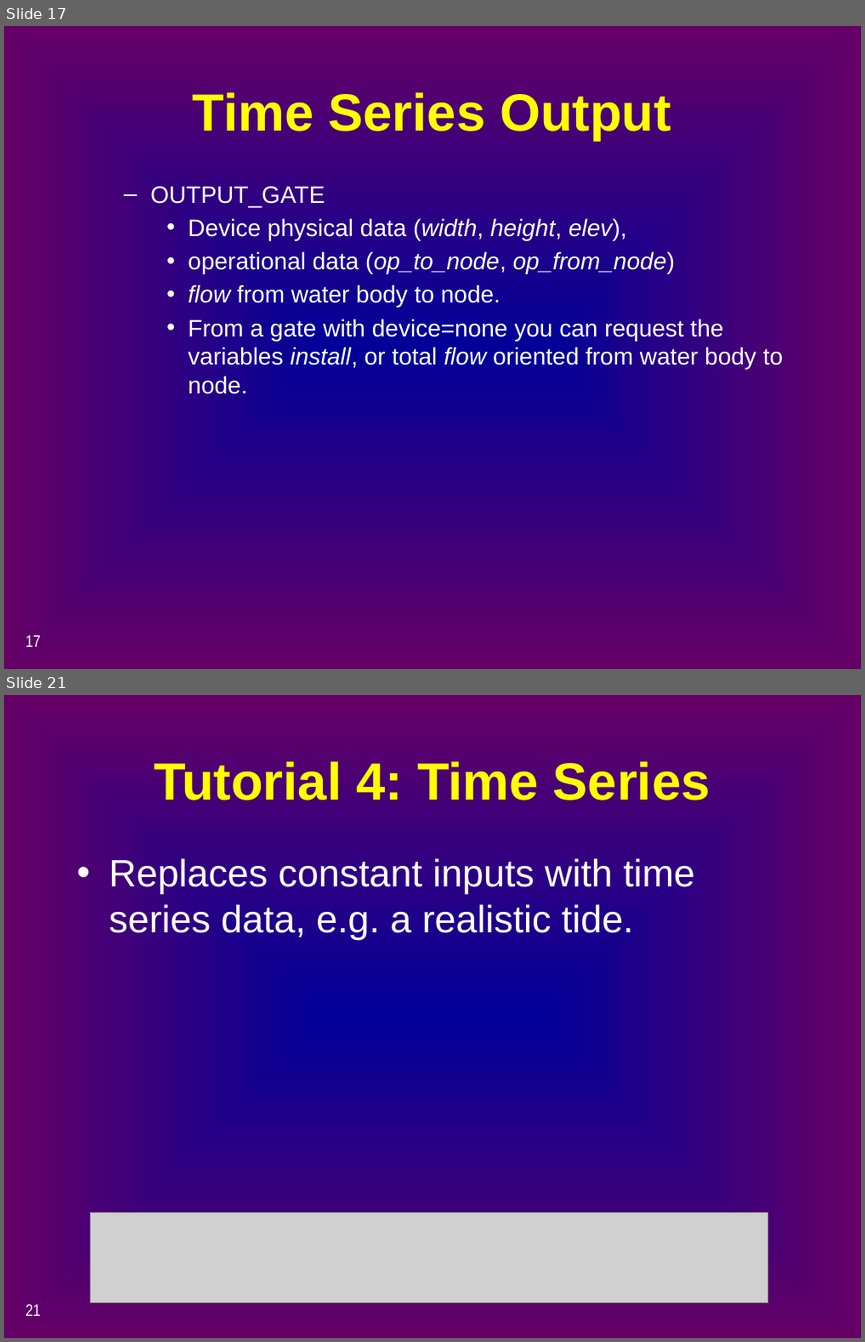
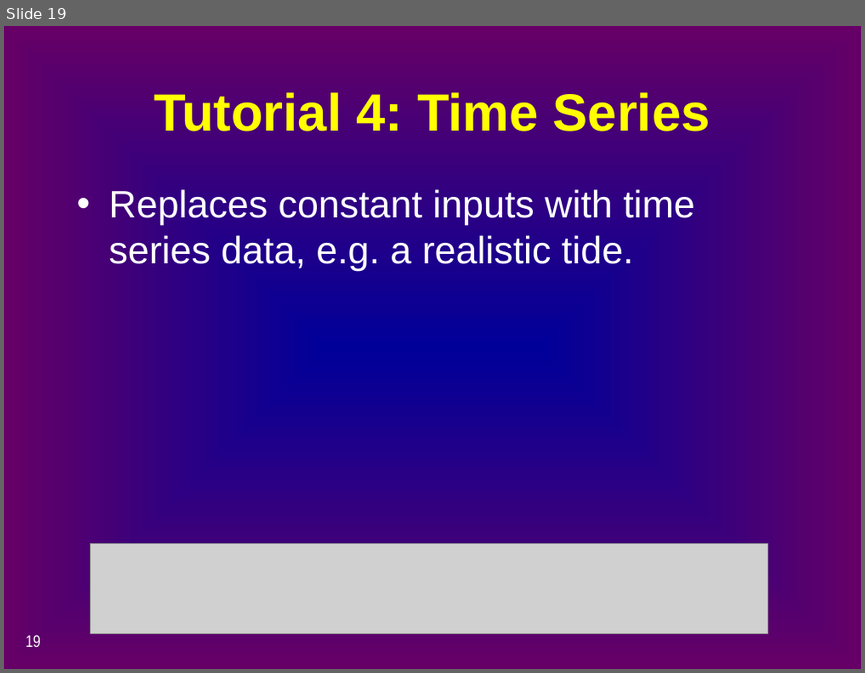
Before and after one commit to CADWRDeltaModeling/dsm2, a slide deck: dsm2/presentations/p4_simulation_data.pptx. Shown one above the other, each under a label of ours: slides 17 and 21 before the commit, slide 19 after it; the slides between them are not shown. The pictures are 865x1342 and 865x673 pixels, drawn with LibreOffice and Linux fonts; fonts in the diff are those of the drawing; grey boxes stand for pictures. Boxes give left, top, right and bottom in pixels: in the first picture for what was removed or moved away, otherwise in the second. Text is boxed around its words. In the diff, an @@ line names an element or a change of style, - is before the commit and + after.

```diff
--- a/dsm2/presentations/p4_simulation_data.pptx
+++ b/dsm2/presentations/p4_simulation_data.pptx
@@ slide 17 removed at [4, 26, 861, 669], background gradient #000099 to #660066 @@
@@ title removed at [193, 92, 671, 141] @@
-Time Series Output
@@ text removed at [150, 186, 783, 394] @@
-  – OUTPUT_GATE
-    • Device physical data (width, height, elev),
-    • operational data (op_to_node, op_from_node)
-    • flow from water body to node.
-    • From a gate with device=none you can request the variables install, or total flow oriented from water body to node.
@@ page number removed at [25, 635, 41, 646] @@
-17
@@ what was slide 21 is now slide 19 @@
@@ page number at [25, 635, 41, 646]: text changed @@
-21
+19
```
Also in this commit, not shown: 15 slides changed, 4 slides added, 3 other slides removed, 2 other files.
